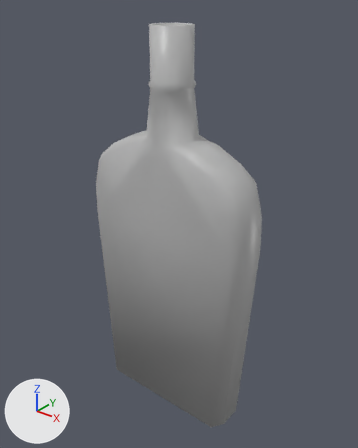
What one commit did to the Blender file Assets/VHCD Magic/ContainerCollisions.blend.
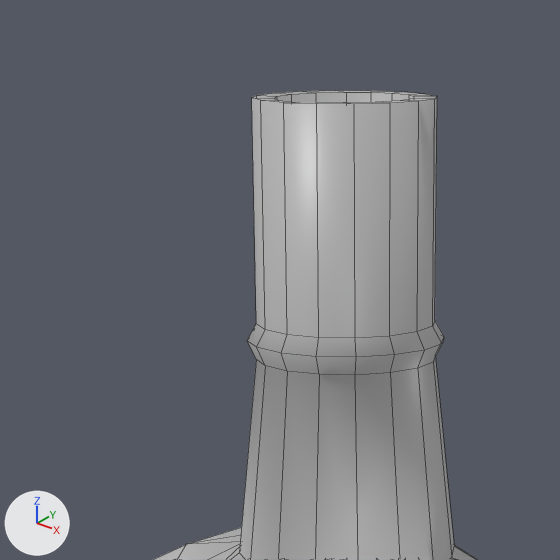
Each version is shown whole from a 50 mm lens placed at (0.29, -0.353, 0.437), pointed at (0.002, 0.007, 0.213), then close up on the part from 24% to 63% of the width and 0% to 31% of the height. Every picture has the same lights, and +X, +Y and +Z are marked at lower left. The close-ups show mesh edges as thin lines. The same objects are shown in both versions, whatever each file hides.

In view in the first close-up: 'Flask'.
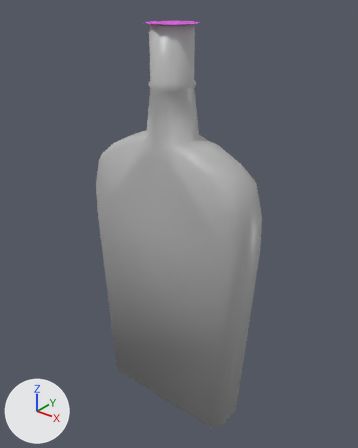
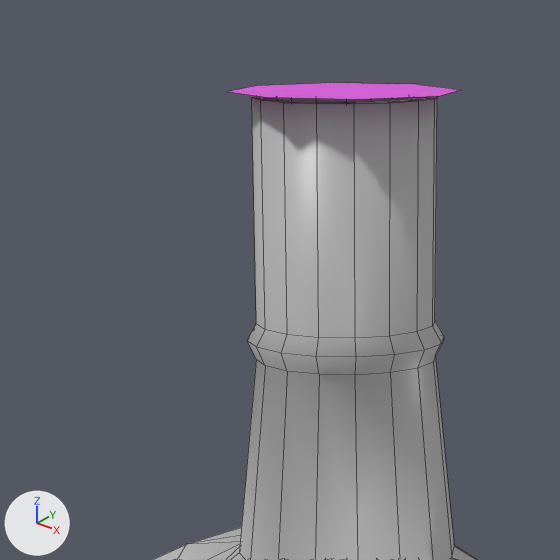
Where the change shows, as pixel boxes (x1, y1, x2, y2) in the close-ups (560 x 560 px):
'FlaskSpout', added (pink)
    after: (227, 83, 460, 99)

What changed in the scene script:
```text
Add me_circle:
    me_circle.from_pydata([(0.0, 0.02, 0.4065), (-0.0141, 0.0141, 0.4065), (-0.02, 0.0, 0.4065), (-0.0141, -0.0141, 0.4065), (0.0, -0.02, 0.4065), (0.0141, -0.0141, 0.4065), (0.02, 0.0, 0.4065), (0.0141, 0.0141, 0.4065)], [], [(1, 2, 3, 4, 5, 6, 7, 0)])
    me_circle.materials.append(mat_collider)  # pink #e44be7
Add ob_flaskspout:
    ob_flaskspout = bpy.data.objects.new('FlaskSpout', me_circle)
    ob_flaskspout.location = (0.0, 0.0, 0.0)
    ob_flaskspout.scale = (1.24, 1.24, 1.0)
```
